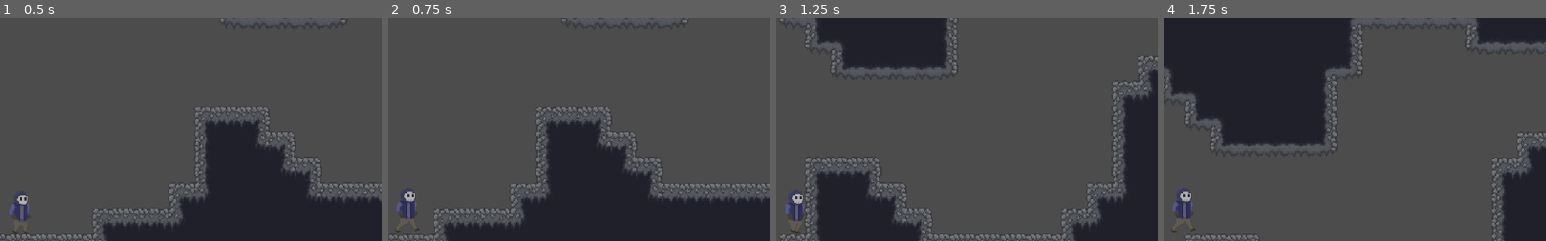
Above: before the commit, frames 1-4 (left to right).
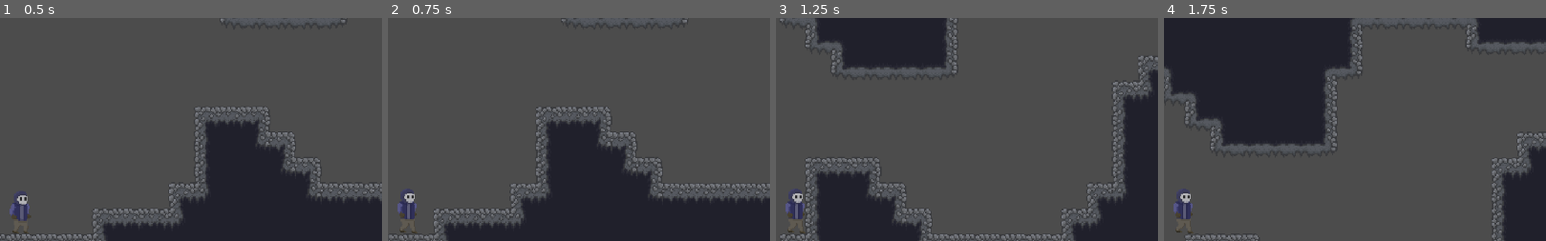
Above: after the commit, the same moments.

Repository: VortexGroupS1M/Metroidvania
Game: Godot game, scene res://Src/Game/Game.tscn
Same seed, same stepped clock (60 frames per second), same inputs: the game is played once before the commit and once after it.
Inputs (mouse positions are % of the whole screen's width and height, from its top left):
- Up to frame 1 (0.5 s): no input
- Up to frame 2 (0.75 s): move the mouse to (72, 45) at 0.52 s; hold D (move_right) from 0.53 s (still down); click (72, 45) at 0.6 s
- Up to frame 3 (1.25 s): keep holding D (move_right); tap Space (jump) at 0.77 s
- Up to frame 4 (1.75 s): keep holding D (move_right); move the mouse to (30, 55) at 1.27 s; tap E (interact) at 1.35 s; tap Space (jump) at 1.52 s
The pictures show only the part of the screen within x 48-98%, y 2-52%; the shares and areas given below are measured in that part.

Frame 1 is identical in both runs. In frame 2, 0.2% of the frame differs, in the area x 2-9%, y 77-97%; in frame 3, 0.1%; in frame 4, 0.2%.

Commit message:
Player walk anim

Diff:
--- a/s1m/Src/Classes/Actor/Player/Player.tscn
+++ b/s1m/Src/Classes/Actor/Player/Player.tscn
@@ -34,8 +34,9 @@
 
 [sub_resource type="Animation" id=4]
 resource_name = "Run"
+length = 0.8
 loop = true
-step = 0.25
+step = 0.2
 tracks/0/type = "value"
 tracks/0/path = NodePath("Sprite:frame_coords")
 tracks/0/interp = 1
@@ -43,7 +44,7 @@
 tracks/0/imported = false
 tracks/0/enabled = true
 tracks/0/keys = {
-"times": PoolRealArray( 0, 0.25, 0.5, 0.75 ),
+"times": PoolRealArray( 0, 0.2, 0.4, 0.6 ),
 "transitions": PoolRealArray( 1, 1, 1, 1 ),
 "update": 0,
 "values": [ Vector2( 0, 1 ), Vector2( 1, 1 ), Vector2( 2, 1 ), Vector2( 3, 1 ) ]
@@ -57,6 +58,7 @@
 offset = Vector2( 0, -24 )
 vframes = 2
 hframes = 4
+frame = 7
 
 [node name="Col" parent="." index="1"]
 position = Vector2( 0, -20 )
Binary file changed: s1m/assets/character1/PlayerTemp.aseprite
